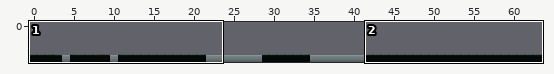
Tiled map -- recursos/map/Animal/mapfile.tmx. Above, an overview of the earlier version with the close-up marked.
Close-up. Before:
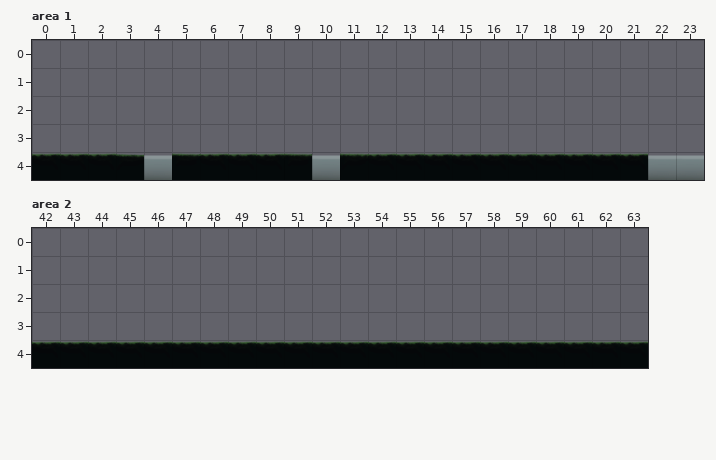
Cells are 250x250 px. Shown: area 1 x 0..23, y 0..4; area 2 x 42..63, y 0..4. The commit also changed other parts of the map, which this record leaves out.
And afterwards:
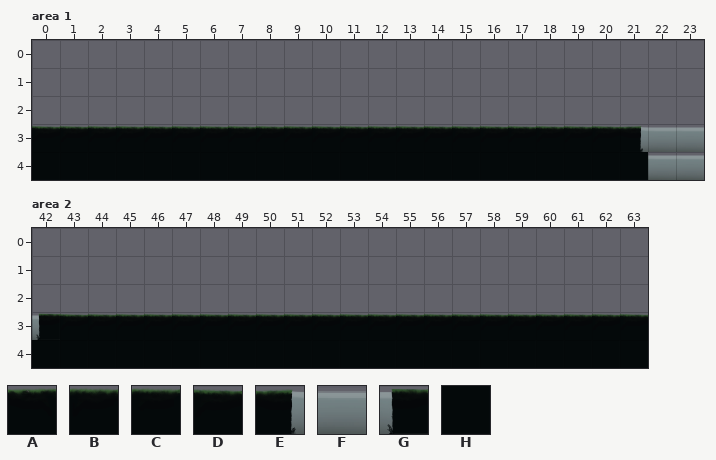
Key: from "tileset": A 0, B 1, C 2, D 5, E 6, F 7, G 8, H 10.
_ is an empty cell.
See-through tiles are keyed as they look on the map.
Edits made:
{"where": "layer \"Background\", area 1"}
{"y":3,"x":0,"old":"________________________","new":"DDDDDDDDDDDDDDDDDDDDDEFF"}
{"y":4,"x":0,"old":"AAADFCAAACFBAAAAAAAAAA","new":"HHHHHHHHHHHHHHHHHHHHHH"}
{"where": "layer \"Background\", area 2"}
{"y":3,"x":42,"old":"______________________","new":"GDDDDDDDDDDDDDDDDDDDDD"}
{"y":4,"x":42,"old":"AAAAAAAAAAAAAAAAAAAAAA","new":"HHHHHHHHHHHHHHHHHHHHHH"}
{"label":"changed","picture_box":[32,126,704,180]}
{"label":"changed","picture_box":[32,313,648,345]}
